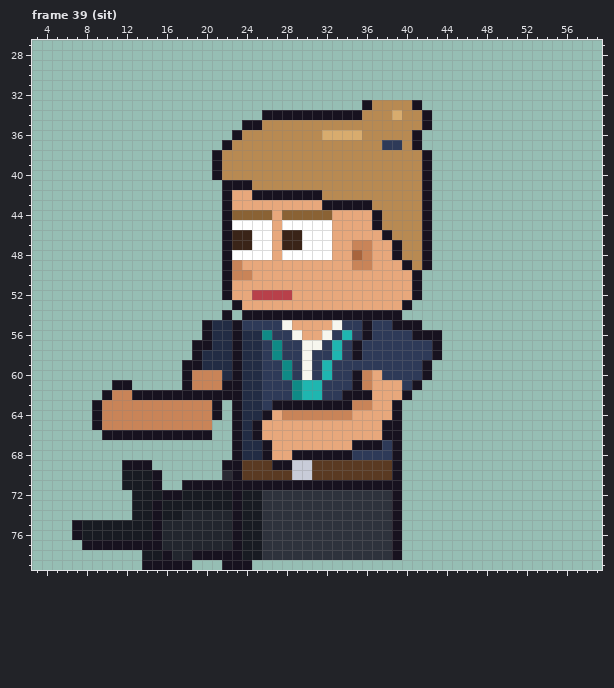
Pixel-art file -- sprites/expo/expo_regdesk_left_anim.aseprite. The picture above is the old version.
64x80 pixels, 129 frames. Colours within 5 levels of each other are drawn and written as one. Shown: frame 39 (sit): x 3..59, y 27..79. The commit also changed other frames, which this record leaves out.
After the commit:
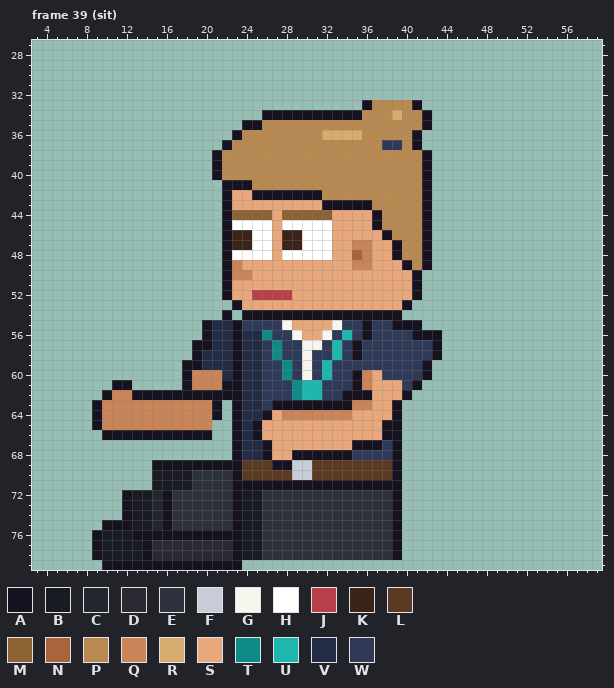
Palette (. is transparent): A #17121f  B #181b22  C #22262e  D #2a2a33  E #2e323c  F #c8ccd8  G #f6f6ee  H #ffffff  J #b8404a  K #3a2418  L #5a3a22  M #8a6234  N #a8643c  P #b88a52  Q #c98458  R #d8ac6e  S #e8a87c  T #0f8a86  U #1fb6b0  V #222c44  W #2e3a58
Edits made:
--- frame 39 (sit), layers "Pants", "Shoes"
@@ x 5..26 @@
 68 ..................AVVA
-69 .......AAA.......AALLL
-70 .......BBBA......DALLL
-71 .......BBBA..AAAAAAAAA
-72 ........BBBAABBBBBABBE
-73 ........BBABBBBBBBABBE
-74 ........BBABBCCCCCABBE
-75 ..ABBBBBBBACCCCCCCABBE
-76 ..ABBBBBBBACCCCCCCABBE
-77 ...AAAAAAAACCCCCCCABBE
-78 .........BBACCAAAAABBE
-79 .........AAAAA...AAA..
+69 ..........AAAAAAAAALLL
+70 ..........BBBBEEEEALLL
+71 ..........BBBBEEEEAAAA
+72 .......ABBCAEEEEEEABBE
+73 .......ABBCAEEEEEEABBE
+74 .......ABBCAEEEEEEABBE
+75 .....AAABBCAEEEEEEABBE
+76 ....ABBBAAAAAAAAAAABBE
+77 ....ABBBBADDDDDDDDABBE
+78 ....ABBBBADDDDDDDDABBE
+79 .....AAAAAAAAAAAAAA...
Boxes around the changes in both pictures, in picture pixels (x1, y1, x2, y2):
changed: (72, 460, 252, 570)
